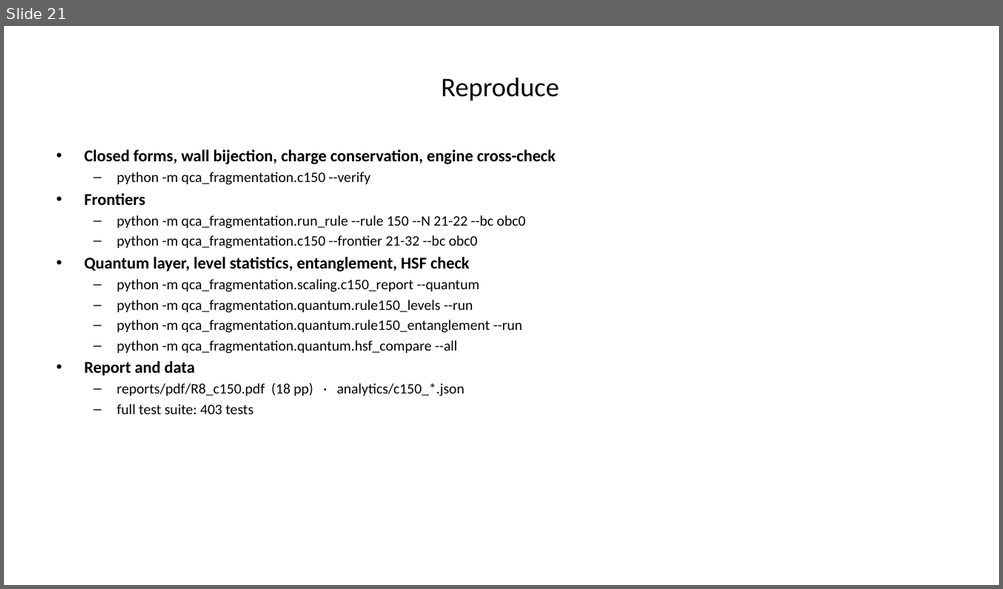
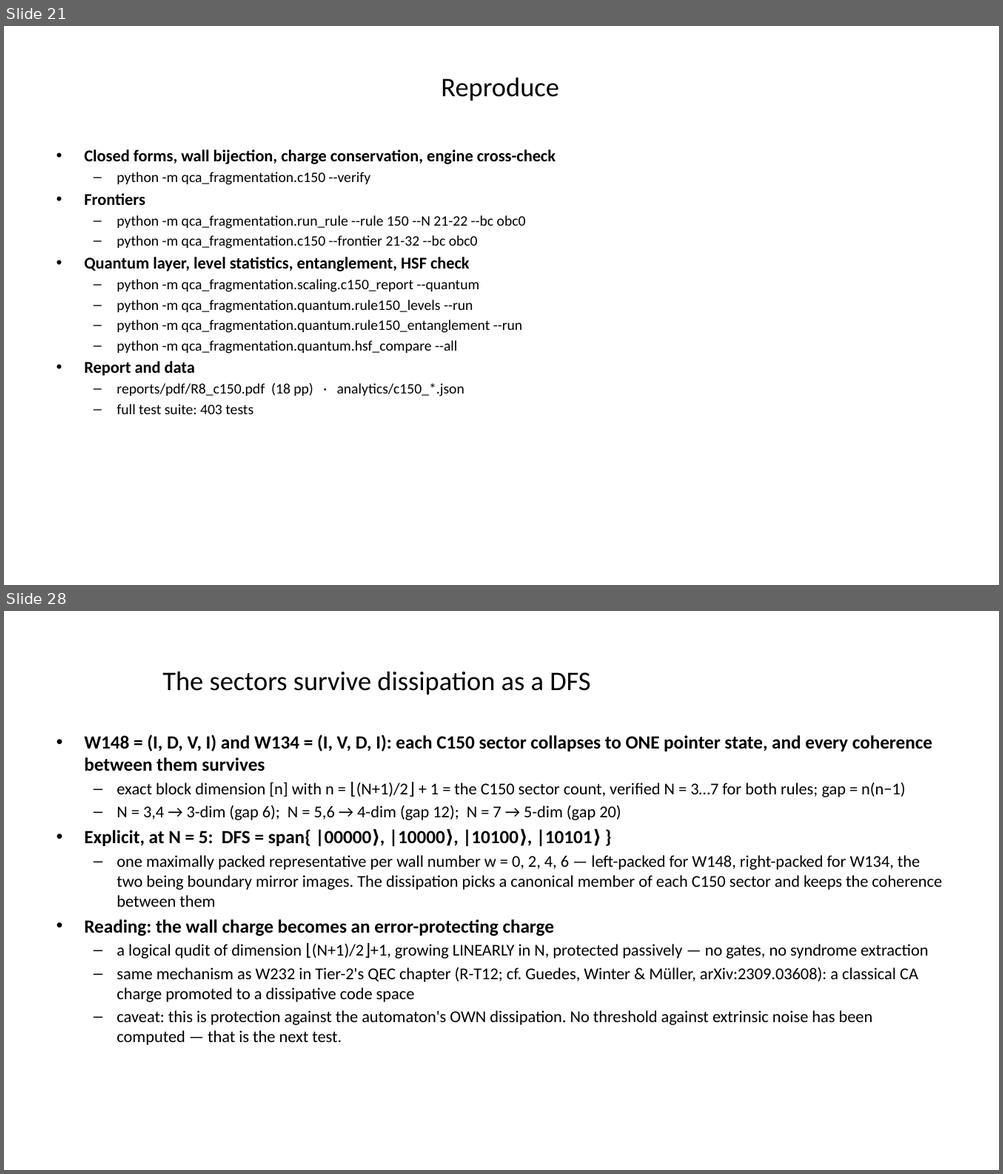
Before and after one commit to mkm2/sector_analysis_tier1, a slide deck: reports/slides/C150_discussion.pptx. Shown one above the other, each under a label of ours: slide 21 before the commit, slides 21 and 28 after it; the slides between them are not shown. The pictures are 1003x589 and 1003x1174 pixels, drawn with LibreOffice and Linux fonts; fonts in the diff are those of the drawing. Boxes give left, top, right and bottom in pixels: in the first picture for what was removed or moved away, otherwise in the second. Text is boxed around its words. In the diff, an @@ line names an element or a change of style, - is before the commit and + after.

```diff
--- a/reports/slides/C150_discussion.pptx
+++ b/reports/slides/C150_discussion.pptx
@@ slide 28 added at bbox=[4, 611, 999, 1170], background #FFFFFF @@
@@ title added at bbox=[162, 671, 590, 695], 26 pt, text #000000 @@
+The sectors survive dissipation as a DFS
@@ text added at bbox=[84, 735, 942, 1045], 16 pt, text #000000 @@
+• W148 = (I, D, V, I) and W134 = (I, V, D, I): each C150 sector collapses to ONE pointer state, and every coherence between them survives
+  – exact block dimension [n] with n = ⌊(N+1)/2⌋ + 1 = the C150 sector count, verified N = 3…7 for both rules; gap = n(n−1)
+  – N = 3,4 → 3-dim (gap 6); N = 5,6 → 4-dim (gap 12); N = 7 → 5-dim (gap 20)
+• Explicit, at N = 5: DFS = span{ |00000⟩, |10000⟩, |10100⟩, |10101⟩ }
+  – one maximally packed representative per wall number w = 0, 2, 4, 6 — left-packed for W148, right-packed for W134, the two being boundary mirror images. The dissipation picks a canonical member of each C150 sector and keeps the coherence between them
+• Reading: the wall charge becomes an error-protecting charge
+  – a logical qudit of dimension ⌊(N+1)/2⌋+1, growing LINEARLY in N, protected passively — no gates, no syndrome extraction
+  – same mechanism as W232 in Tier-2's QEC chapter (R-T12; cf. Guedes, Winter & Müller, arXiv:2309.03608): a classical CA charge promoted to a dissipative code space
+  – caveat: this is protection against the automaton's OWN dissipation. No threshold against extrinsic noise has been computed — that is the next test.
```
Also in this commit, not shown: 7 other slides added, 1 other file.
